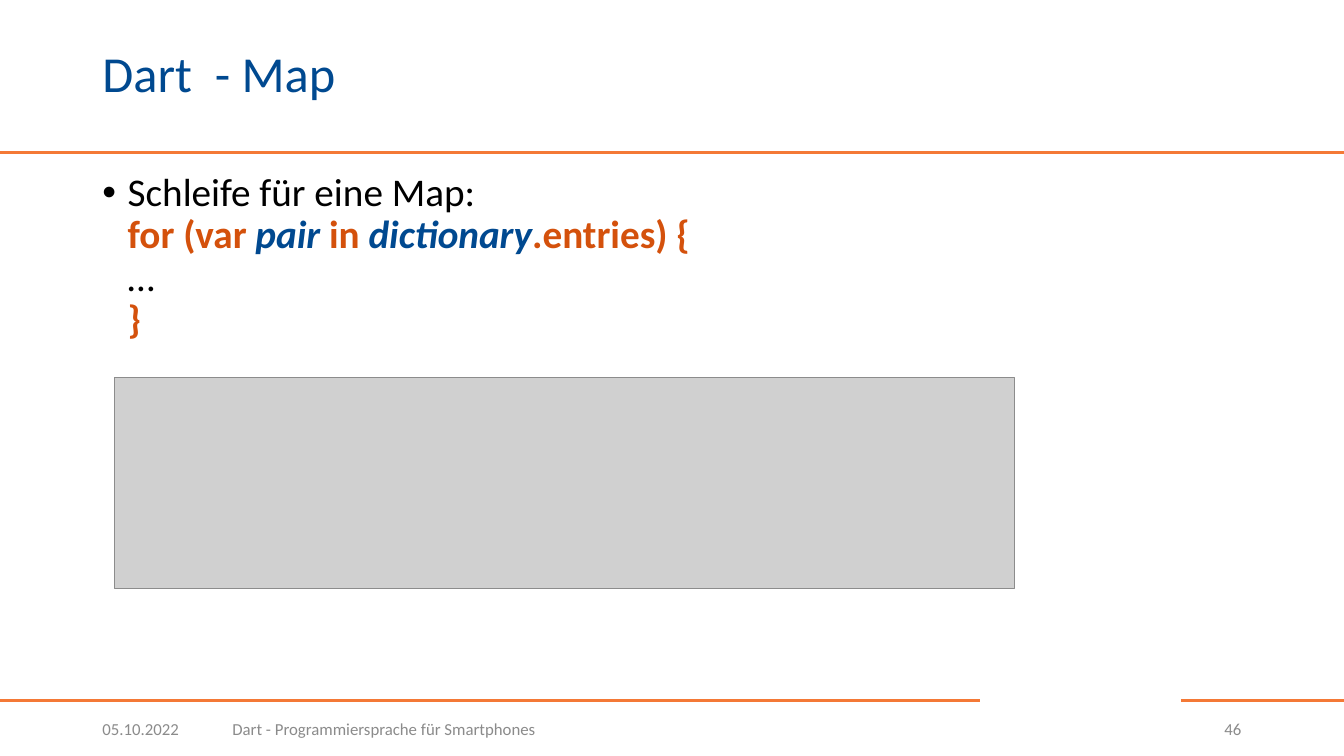
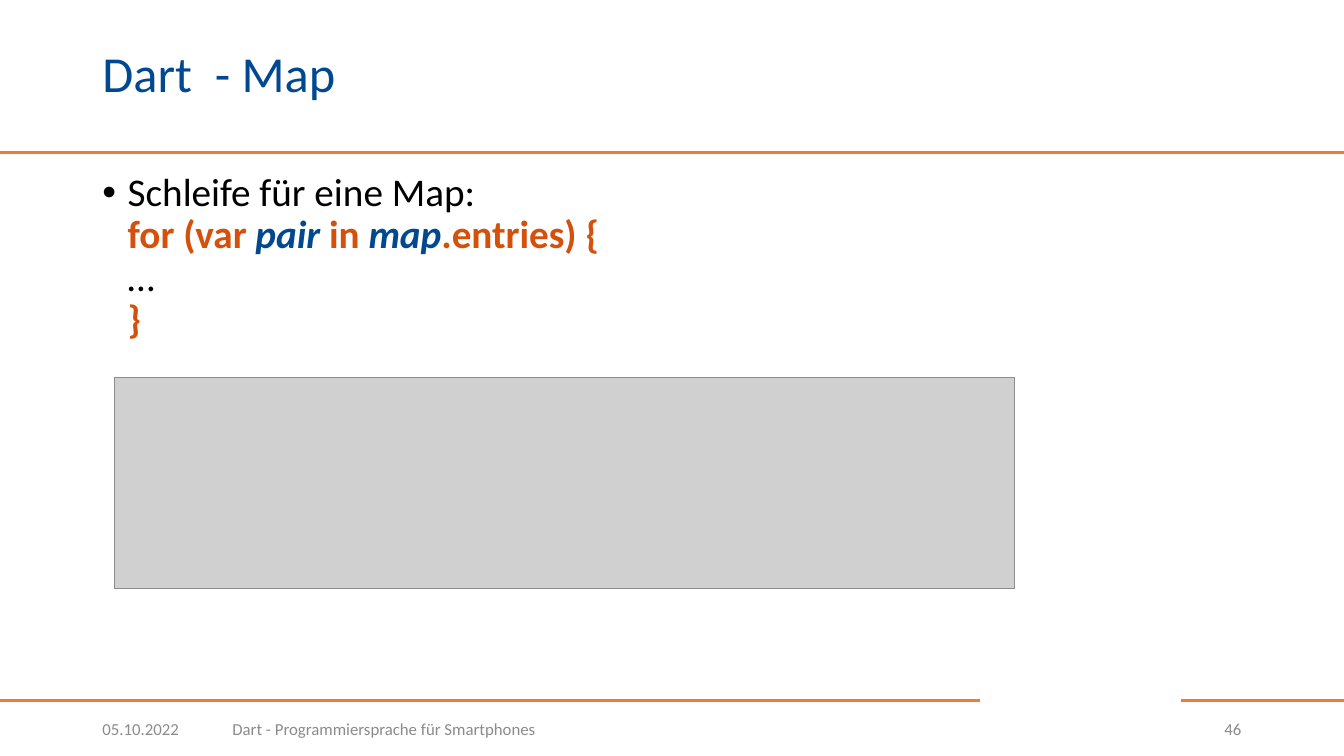
Before and after one commit to BogyMitutoyoCTL/BOGY-App-2022-10, a slide deck: slide 46 of Dart.pptx. Drawn at 1344x756 pixels with LibreOffice and Linux fonts; fonts in the diff are those of the drawing; grey boxes stand for pictures; background and template pictures are left out. Boxes give left, top, right and bottom in pixels: in the first picture for what was removed or moved away, otherwise in the second. Text is boxed around its words. In the diff, an @@ line names an element or a change of style, - is before the commit and + after.

```diff
--- a/Dart.pptx
+++ b/Dart.pptx
@@ text at <box>128,178,577,254</box>: text changed @@
-• Schleife für eine Map:
-  for (var pair in dictionary.entries) {
-  …
-  }
+• Schleife für eine Map:
+  for (var pair in map.entries) {
+  …
+  }
```
Also in this commit, not shown: 1 other slide changed.
